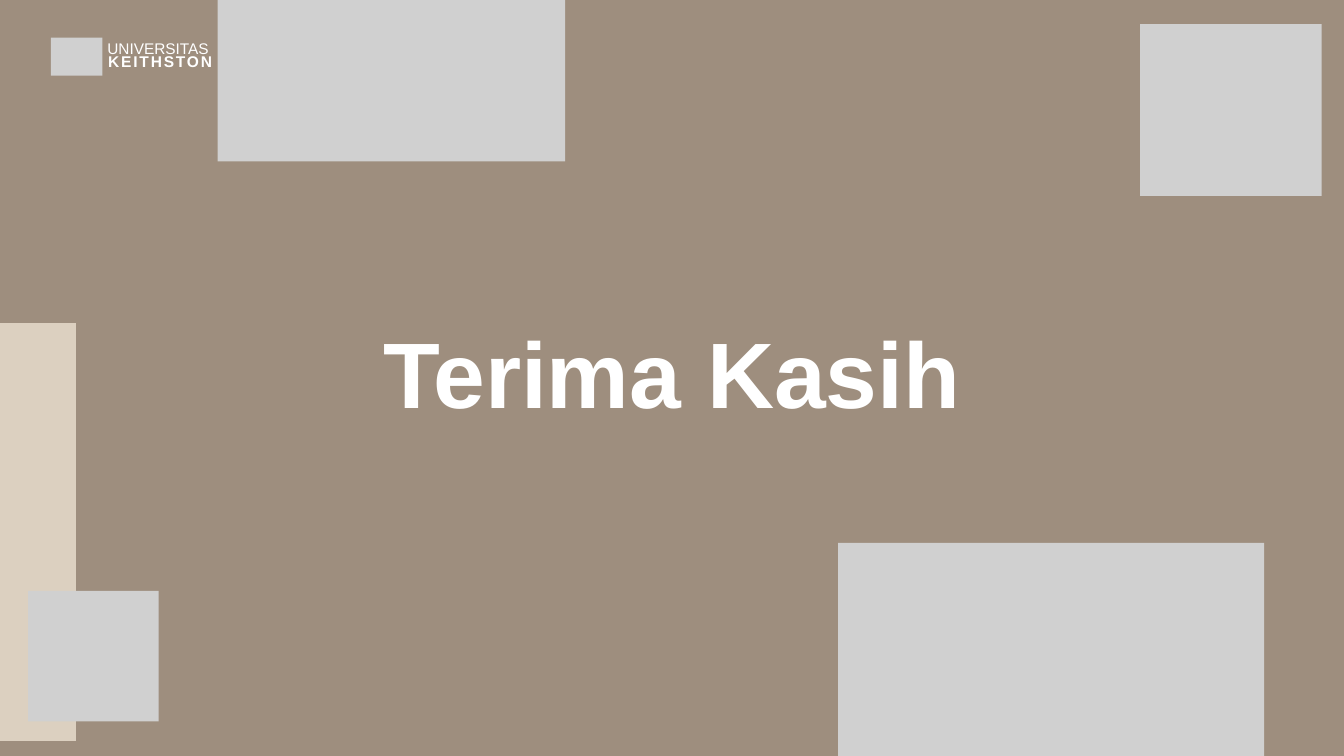
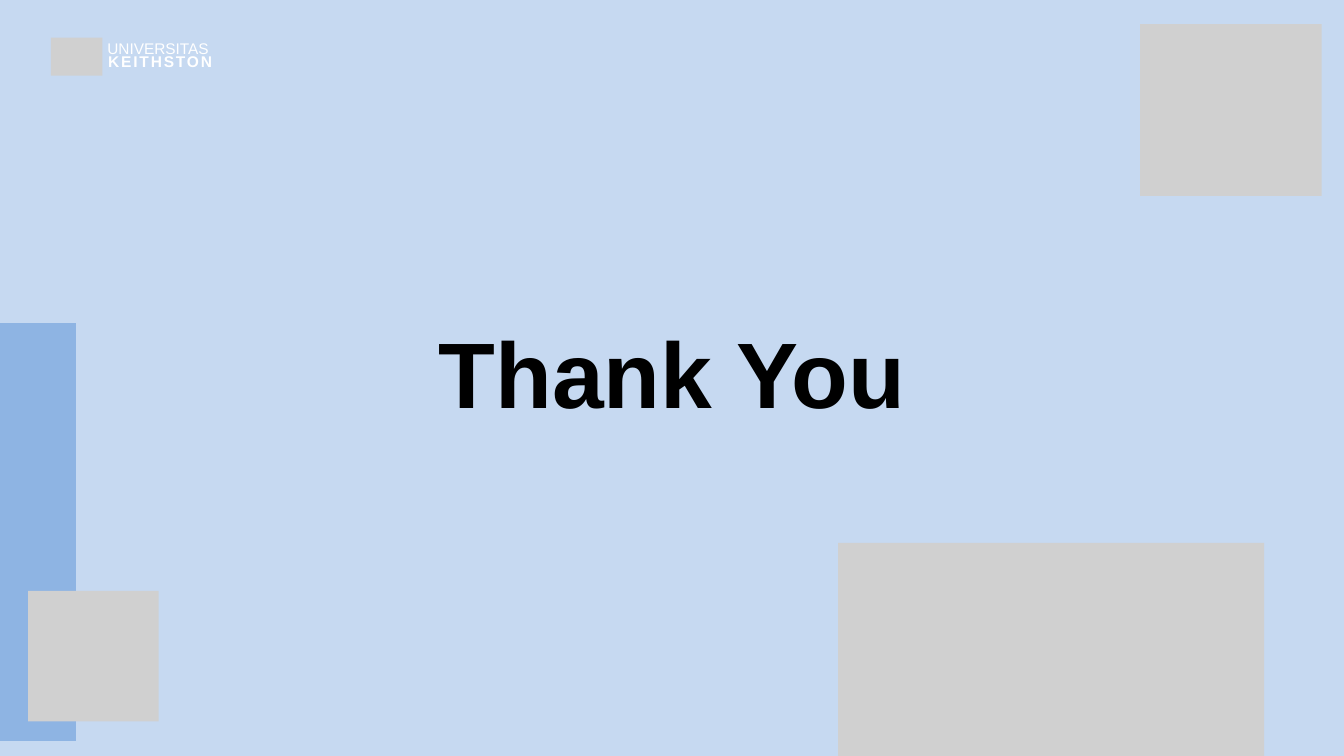
Before and after one commit to azzamt11/yinni_backend, a slide deck: slide 21 of yinni_app_proposal.pptx (slide 22 before the commit). Drawn at 1344x756 pixels with LibreOffice and Linux fonts; fonts in the diff are those of the drawing; grey boxes stand for pictures. Boxes give left, top, right and bottom in pixels: in the first picture for what was removed or moved away, otherwise in the second. Text is boxed around its words. In the diff, an @@ line names an element or a change of style, - is before the commit and + after.

```diff
--- a/yinni_app_proposal.pptx
+++ b/yinni_app_proposal.pptx
@@ background #9E8E7E to #C6D9F1 @@
@@ picture removed at [218,0,565,161] @@
@@ freeform shape at [0,323,76,741]: fill #DCD0C0 to #8EB4E3 @@
@@ text at [439,340,905,409]: text changed; text colour #FFFFFF to #000000 @@
-Terima Kasih
+Thank You
```
Also in this commit, not shown: 2 other slides changed, 6 slides added, 7 slides removed, 1 other file.
